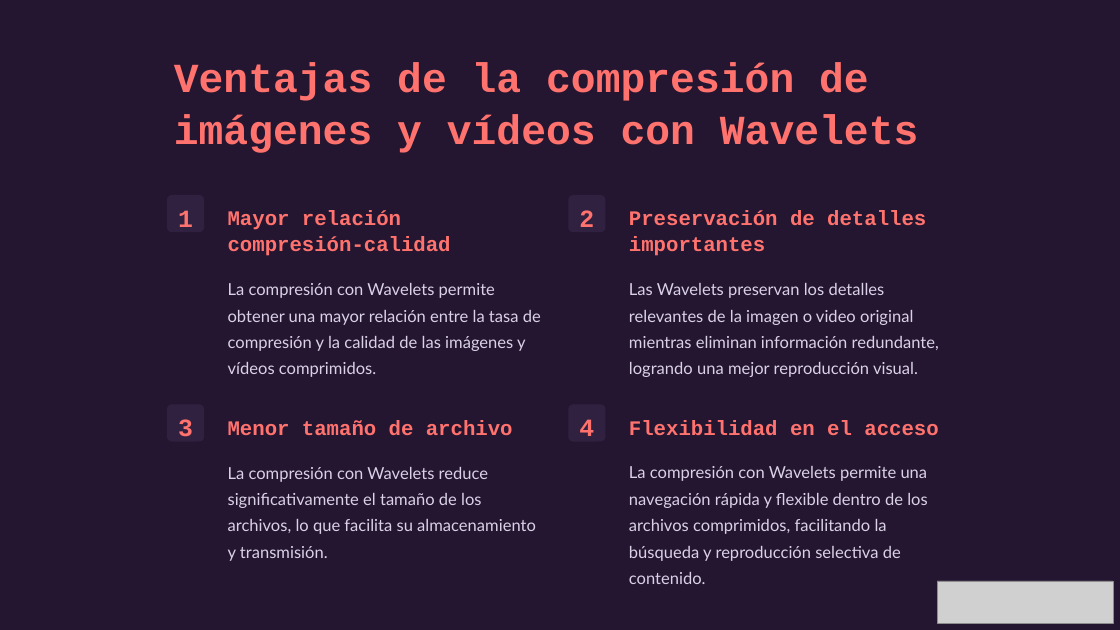
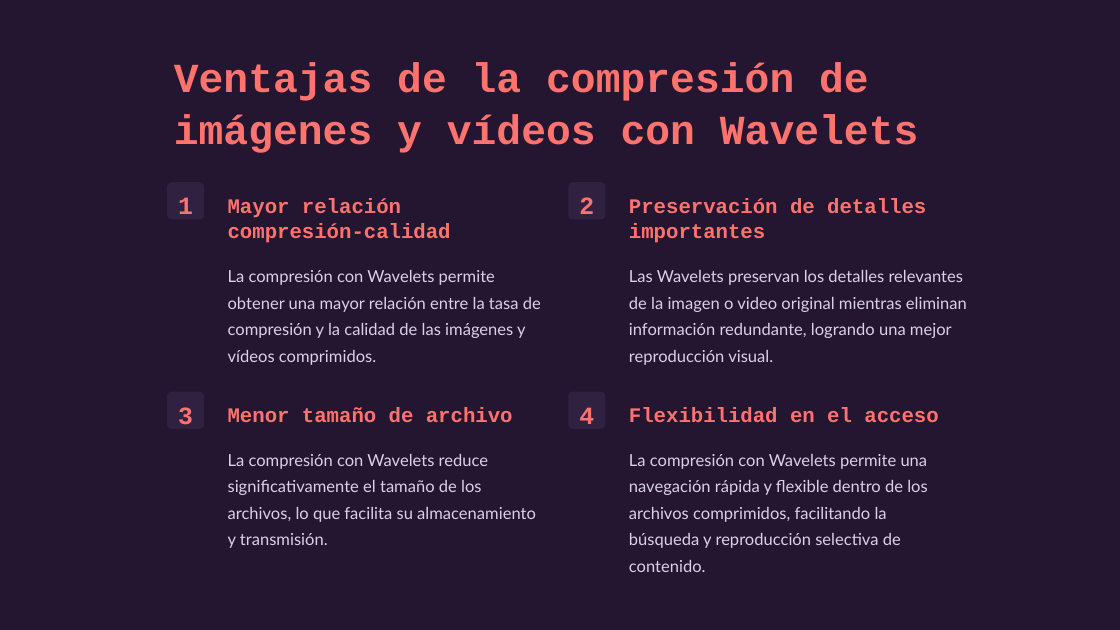
Before and after one commit to arieme1/Trabajo_Comprension_Imagenes, a slide deck: slide 3 of Compresion-de-imagenes-y-videos-via-Wavelets.pptx. Drawn at 1120x630 pixels with LibreOffice and Linux fonts; fonts in the diff are those of the drawing; grey boxes stand for pictures. Boxes give left, top, right and bottom in pixels: in the first picture for what was removed or moved away, otherwise in the second. Text is boxed around its words. In the diff, an @@ line names an element or a change of style, - is before the commit and + after.

Commit message:
Actualización del PowePoint y del programa de compresión sencillo

```diff
--- a/Compresion-de-imagenes-y-videos-via-Wavelets.pptx
+++ b/Compresion-de-imagenes-y-videos-via-Wavelets.pptx
@@ 4 rounded rectangles, 3 texts: place and size @@
-4 rounded rectangles, 3 texts at (167, 195, 926, 442)
+4 rounded rectangles, 3 texts at (167, 182, 926, 428)
@@ text "Las Wavelets preservan los detalles ..." rewrapped from (629, 283, 939, 377) to (629, 270, 967, 365) @@
@@ 8 texts: place and size @@
-8 texts at (178, 210, 938, 584)
+8 texts at (178, 197, 938, 572)
@@ picture removed at (937, 581, 1113, 623) @@
```
Also in this commit, not shown: 6 other slides changed, 2 slides added, 1 slide removed, 1 other file.
